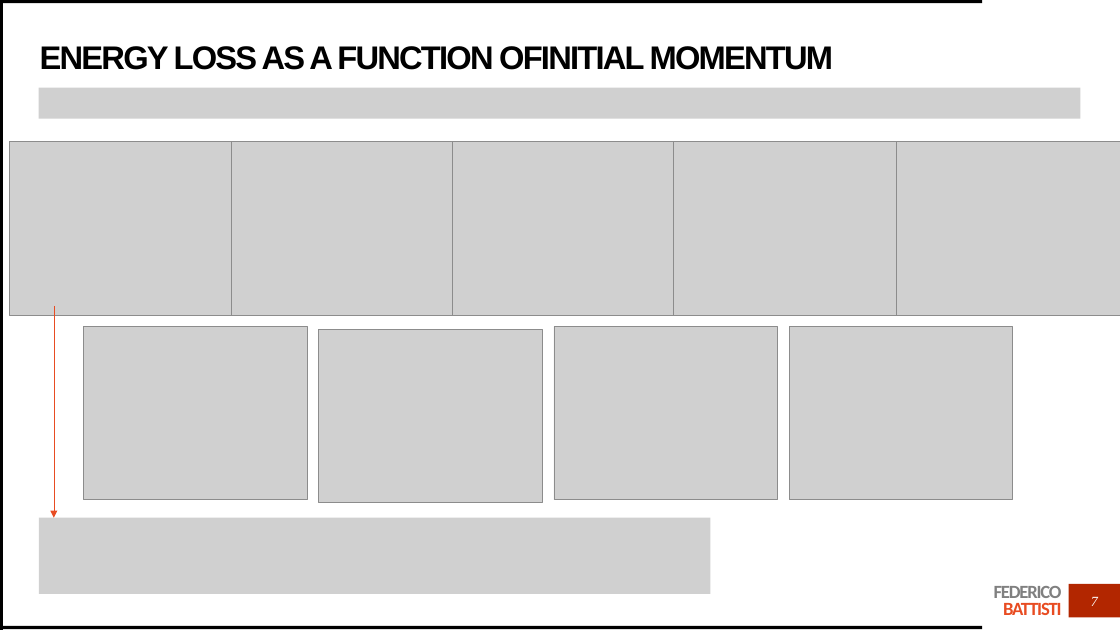
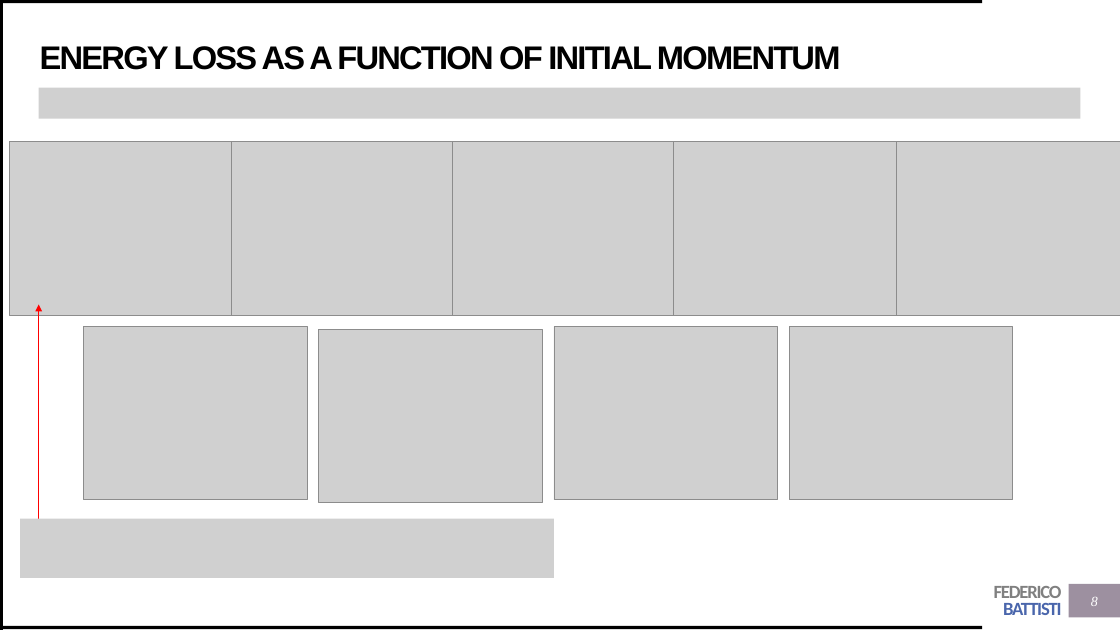
Before and after one commit to Trenchcoat95/OxfordCode, a slide deck: slide 8 of DUNE first presentation.pptx (slide 7 before the commit). Drawn at 1120x630 pixels with LibreOffice and Linux fonts; fonts in the diff are those of the drawing; grey boxes stand for pictures. Boxes give left, top, right and bottom in pixels: in the first picture for what was removed or moved away, otherwise in the second. Text is boxed around its words. In the diff, an @@ line names an element or a change of style, - is before the commit and + after.

```diff
--- a/DUNE first presentation.pptx
+++ b/DUNE first presentation.pptx
@@ title at (40, 46, 841, 70): spaces changed @@
-ENERGY LOSS AS A FUNCTION OFINITIAL MOMENTUM
+ENERGY LOSS AS A FUNCTION OF INITIAL MOMENTUM
@@ arrow moved from (54, 306) - (54, 518) to (39, 518) - (39, 304) @@
@@ arrow (39, 518) - (39, 304): stroke #E84C22 0.5 pt to #FF0000 0.5 pt @@
@@ picture: place and size @@
-picture at (39, 518, 710, 594)
+picture at (20, 518, 555, 578)
@@ text "FEDERICO BATTISTI" at (994, 586, 1062, 615): text colour #E84C22 to #4A66AC in "BATTISTI" @@
@@ rectangle at (1069, 584, 1120, 618): fill #B22600 to #9D90A0 @@
@@ page number at (1091, 597, 1098, 606): text changed @@
-7
+8
```
Also in this commit, not shown: 16 other slides changed, 4 slides added, 8 other files.
